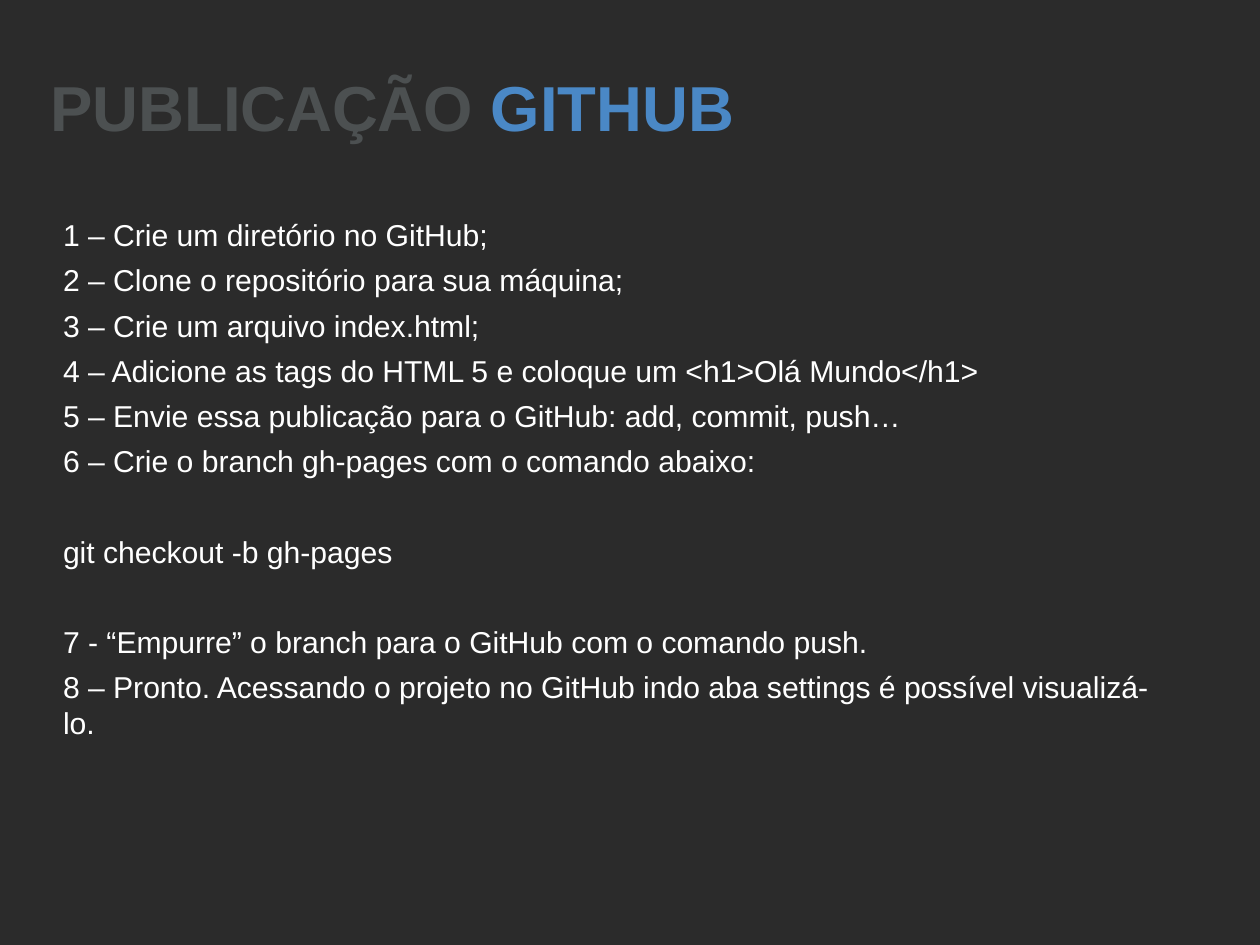
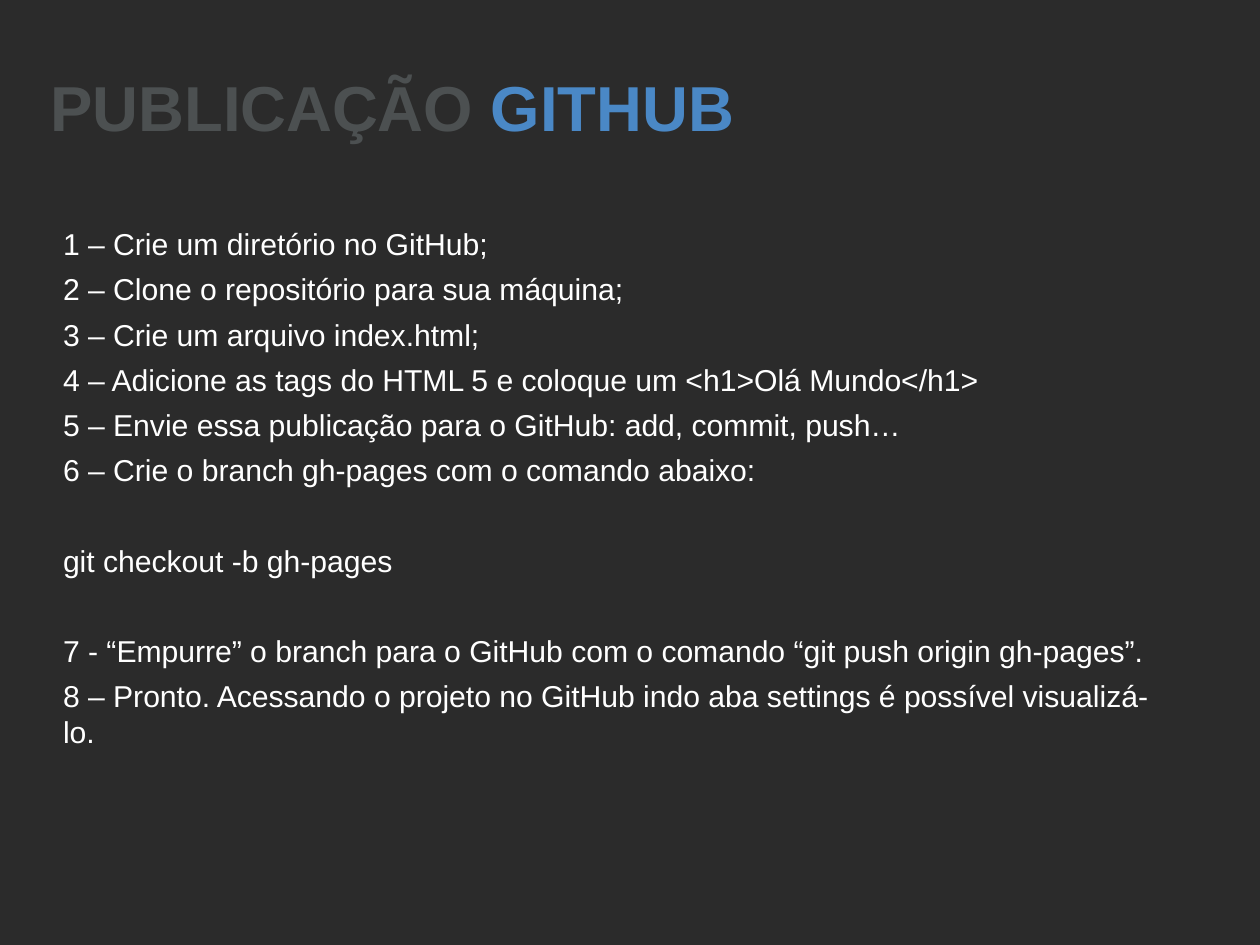
Before and after one commit to cursosticcea/curso-ui-development-2, a slide deck: slide 3 of aulas/aula10/aula10-slide.odp. Drawn at 1260x945 pixels with LibreOffice and Linux fonts; fonts in the diff are those of the drawing; background and template pictures are left out; a plain dark background stands for a picture behind light text. Boxes give left, top, right and bottom in pixels: in the first picture for what was removed or moved away, otherwise in the second. Text is boxed around its words. In the diff, an @@ line names an element or a change of style, - is before the commit and + after.

```diff
--- a/aulas/aula10/aula10-slide.odp
+++ b/aulas/aula10/aula10-slide.odp
@@ text "1 – Crie um diretório ...": place and size @@
-text "1 – Crie um diretório ..." at [63, 223, 1148, 735]
+text "1 – Crie um diretório ..." at [63, 232, 1148, 744]
@@ text at [63, 640, 1143, 668]: text changed @@
-7 - “Empurre” o branch para o GitHub com o comando push.
+7 - “Empurre” o branch para o GitHub com o comando “git push origin gh-pages”.
```
Also in this commit, not shown: 2 other files.
